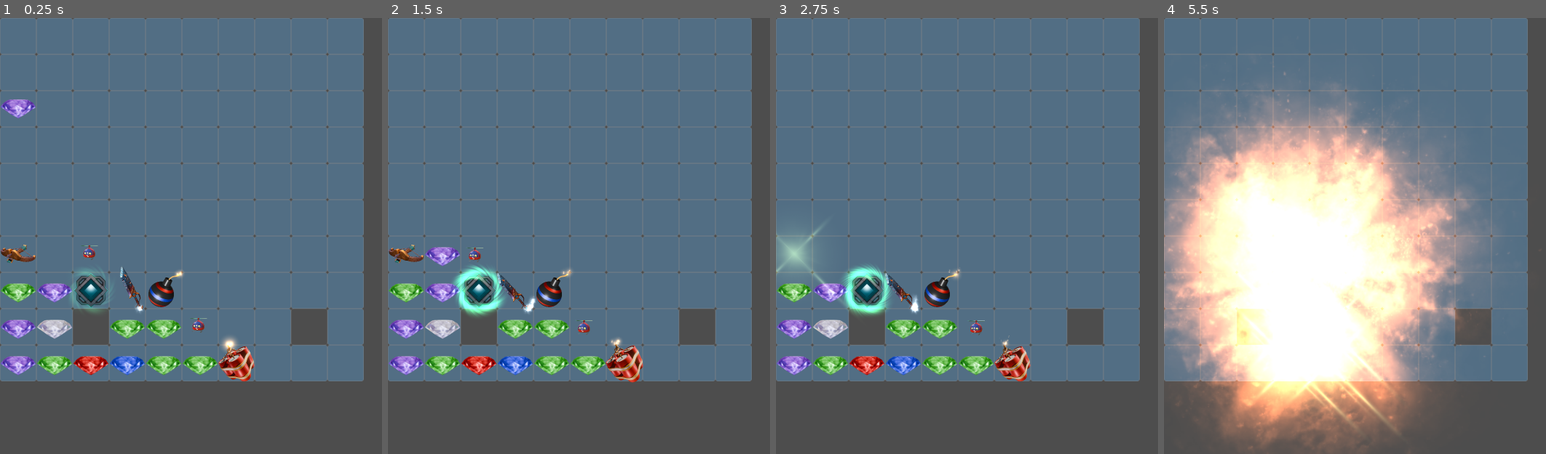
Above: before the commit, frames 1-4 (left to right).
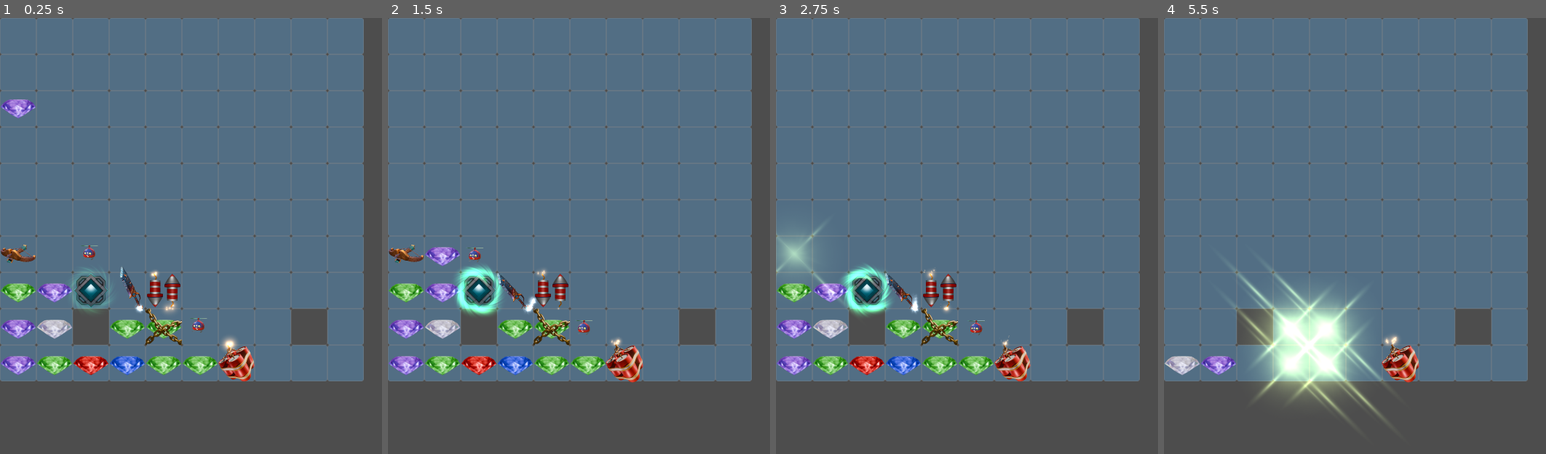
Above: after the commit, the same moments.

Repository: Medex81/LadyJu
Game: Godot game, scene res://game/scenes/m3/main.tscn
Same seed, same stepped clock (60 frames per second), same inputs: the game is played once before the commit and once after it. The project has no main scene, so this scene is started directly.
Inputs (mouse positions are in pixels of both pictures, inside the frame that each line leads up to):
- Up to frame 1 (0.25 s): no input
- Up to frame 2 (1.5 s): move the mouse to (407, 140) at 0.52 s; click (407, 140) at 0.67 s; move the mouse to (407, 253) at 1.27 s; click (407, 253) at 1.42 s
- Up to frame 3 (2.75 s): move the mouse to (867, 253) at 2.02 s; click (867, 253) at 2.17 s
- Up to frame 4 (5.5 s): move the mouse to (1183, 288) at 2.77 s; click (1183, 288) at 2.92 s; move the mouse to (1255, 288) at 3.52 s; click (1255, 288) at 3.67 s; move the mouse to (1290, 288) at 4.27 s; click (1290, 288) at 4.42 s; move the mouse to (1484, 236) at 5.02 s; click (1484, 236) at 5.17 s

The runs differ from the first frame. In frame 1, 0.9% of the frame differs, in the area x 22-49%, y 57-75%; in frame 2, 1.3%; in frame 3, 1.2%; in frame 4, 52%, in the area x 0-91%, y 12-100%.

Commit message:
Добавлен предмет блокер - цепь.

Diff:
--- a/game/scenes/m3/components/hitbox.gd
+++ b/game/scenes/m3/components/hitbox.gd
@@ -11,11 +11,12 @@
 @export var info_component:InfoComponent = null
 
 func hit(damage:int, _resistance:int)->bool:
-	if hitpoints <= 0:
-		return false
-	if resistance <= _resistance:
-		hitpoints -= damage
+	if not info_component.is_blocked():
 		if hitpoints <= 0:
-			info_component.finalize()
-		return true
+			return false
+		if resistance <= _resistance:
+			hitpoints -= damage
+			if hitpoints <= 0:
+				info_component.finalize()
+			return true
 	return false
--- a/game/scenes/m3/components/info.gd
+++ b/game/scenes/m3/components/info.gd
@@ -14,6 +14,8 @@
 @export var _damager_component:DamageContainerComponent = null
 @export var _view_component:ViewComponent = null
 @export var _pmover_component:PMoverComponent = null
+
+@export var _top_item:InfoComponent = null
 
 @onready var _item_generator:ItemGenerator = get_tree().get_first_node_in_group(_item_generator_group_name)
 
@@ -91,9 +93,18 @@
 func on_no_hint() -> void:
 	get_tree().call_group(_main_scene_group_name, "items_event", EInfoEvent.NO_HINT)
 
+func is_blocked()->bool:
+	return _top_item != null
+
 func finalize(is_quiet:bool = false):
 	if is_died:
 		return
+
+	if _top_item != null:
+		_top_item.finalize()
+		return
+
+
 	if _pmover_component:
 		_pmover_component.notify_top()
 	is_died = true
--- /dev/null
+++ b/game/scenes/m3/items/blockers/blocker.tscn
@@ -0,0 +1,14 @@
+[gd_scene load_steps=4 format=3 uid="uid://c55qmumvpmj7g"]
+
+[ext_resource type="PackedScene" uid="uid://bwe77doxkiaf4" path="res://game/scenes/m3/components/info.tscn" id="1_d7nvp"]
+[ext_resource type="PackedScene" uid="uid://b8duo154simny" path="res://game/scenes/m3/components/view.tscn" id="2_a51e1"]
+[ext_resource type="PackedScene" uid="uid://dktf3k2kbsn0x" path="res://game/scenes/m3/components/hitbox.tscn" id="3_bm0xb"]
+
+[node name="info" node_paths=PackedStringArray("_view_component") instance=ExtResource("1_d7nvp")]
+_view_component = NodePath("view")
+
+[node name="hitbox" parent="." index="1" node_paths=PackedStringArray("info_component") instance=ExtResource("3_bm0xb")]
+resistance = 2
+info_component = NodePath("..")
+
+[node name="view" parent="." index="2" instance=ExtResource("2_a51e1")]
--- /dev/null
+++ b/game/scenes/m3/items/blockers/chain.tscn
@@ -0,0 +1,11 @@
+[gd_scene load_steps=3 format=3 uid="uid://cf7wvyrd2pwpq"]
+
+[ext_resource type="PackedScene" uid="uid://c55qmumvpmj7g" path="res://game/scenes/m3/items/blockers/blocker.tscn" id="1_63bj1"]
+[ext_resource type="Texture2D" uid="uid://0x1ybhdiot46" path="res://game/assets/anny_pack/chains.png" id="2_8n1a4"]
+
+[node name="info" instance=ExtResource("1_63bj1")]
+_item_name = "chain"
+
+[node name="view" parent="." index="2"]
+z_index = 2
+texture = ExtResource("2_8n1a4")
--- a/game/scenes/m3/main.tscn
+++ b/game/scenes/m3/main.tscn
@@ -18,6 +18,7 @@
 [ext_resource type="PackedScene" uid="uid://d13s4jlos8yhb" path="res://game/scenes/m3/items/matchers/sword.tscn" id="14_sljku"]
 [ext_resource type="PackedScene" uid="uid://bjmvm3ucen6l5" path="res://game/scenes/m3/items/matchers/amulet.tscn" id="15_d0t87"]
 [ext_resource type="PackedScene" uid="uid://bk84c1r8vxq6o" path="res://game/scenes/m3/items/matchers/super_bomb.tscn" id="16_vqq8s"]
+[ext_resource type="PackedScene" uid="uid://cf7wvyrd2pwpq" path="res://game/scenes/m3/items/blockers/chain.tscn" id="18_pye7e"]
 
 [sub_resource type="SegmentShape2D" id="SegmentShape2D_j42qh"]
 a = Vector2(0, 1)
@@ -1713,7 +1714,7 @@
 layout_mode = 2
 theme_override_styles/panel = SubResource("StyleBoxFlat_g0qxr")
 
-[node name="match_info" parent="GridContainer/cell75" instance=ExtResource("16_vqq8s")]
+[node name="match_info" parent="GridContainer/cell75" instance=ExtResource("9_sfhho")]
 
 [node name="cell76" parent="GridContainer" instance=ExtResource("8_w6gfp")]
 layout_mode = 2
@@ -1769,7 +1770,10 @@
 layout_mode = 2
 theme_override_styles/panel = SubResource("StyleBoxFlat_fyl5f")
 
-[node name="info" parent="GridContainer/cell85" groups=["cristals"] instance=ExtResource("14_gks4x")]
+[node name="green" parent="GridContainer/cell85" node_paths=PackedStringArray("_top_item") groups=["cristals"] instance=ExtResource("14_gks4x")]
+_top_item = NodePath("../chain")
+
+[node name="chain" parent="GridContainer/cell85" instance=ExtResource("18_pye7e")]
 
 [node name="cell86" parent="GridContainer" instance=ExtResource("8_w6gfp")]
 layout_mode = 2
Not shown: 5 places in game/scenes/m3/main.tscn that only renumber resources
